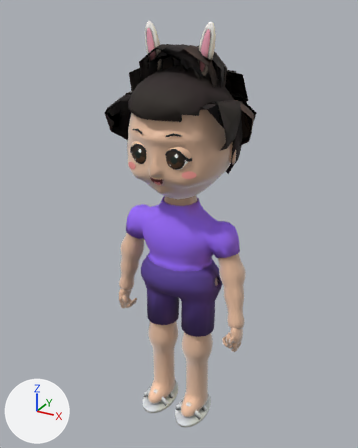
A saved change to the glTF model models/villager-bong.glb.
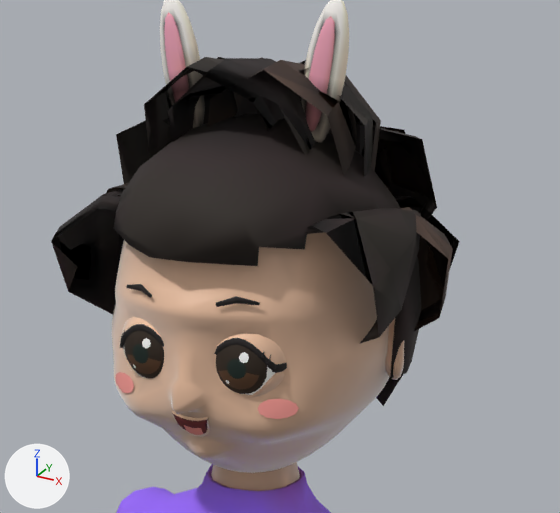
Each version appears first whole from a camera (50 mm lens) standing at (0.908, -1.665, 1.767) and looking at (-0.034, 0.049, 0.91), and next in a close-up on the part from 24% to 82% of the width and 5% to 48% of the height. The lights are fixed; the arrows at lower left show +X, +Y and +Z. The first two pictures are the older version. Vertices at exactly the same position are counted once.
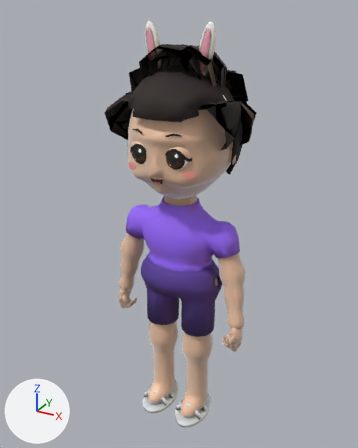
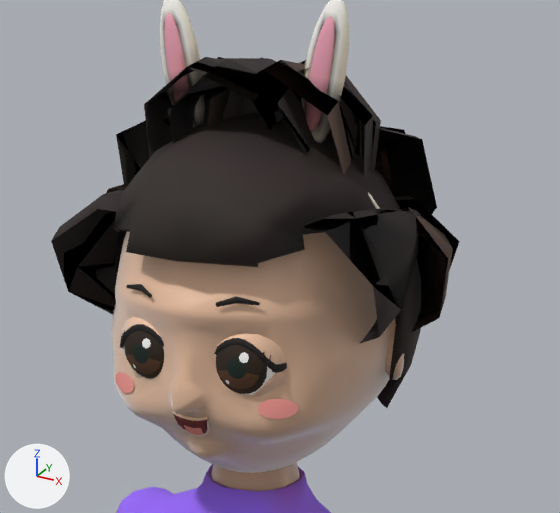
Patch to the scene script:
```diff
--- a/models/villager-bong.glb.py
+++ b/models/villager-bong.glb.py
@@ me_mesh_2 @@
 # used by ob_mesh_2; location = (0.0, 0.0, 0.0)
-me_mesh_2.from_pydata(...)  # 1383 vertices, 1711 faces; spans x -0.292..0.288, y -0.211..0.319, z 1.075..1.644
+me_mesh_2.from_pydata(...)  # 1382 vertices, 1702 faces; spans x -0.292..0.288, y -0.21..0.319, z 1.075..1.644
+# me_mesh_2 part 1: 11 vertices moved from x -0.225..0.221, y -0.178..0.046, z 1.228..1.544 to x -0.228..0.219, y -0.184..0.061, z 1.228..1.54; 159 vertices removed from x -0.239..0.239, y -0.211..0.235, z 1.155..1.569; 159 vertices added at x -0.238..0.237, y -0.21..0.232, z 1.155..1.568
+# me_mesh_2 part 2: 97 kept faces spanning x -0.292..0.288, y -0.102..0.317, z 1.076..1.643 get new vertex colours; the middle colour goes from brown #3f2d24 to brown #36261e
+# other edits to the shape of me_mesh_2 do not show in these pictures
 me_mesh_2.materials.append(mat_cloth_hair)
```

Location of each change, (x1, y1, x2, y2) in pixels of the close-ups (560 x 513 px; the box of a moved part takes in the faces that stretch with it):
'Mesh_2', reshaped
    before: (51, 57, 460, 406)
    after: (51, 57, 460, 408)
part 1 of me_mesh_2, moved or reshaped
    before: (113, 114, 421, 406)
    after: (113, 113, 421, 408)
part 2 of me_mesh_2, recoloured
    both: (259, 60, 448, 328)
